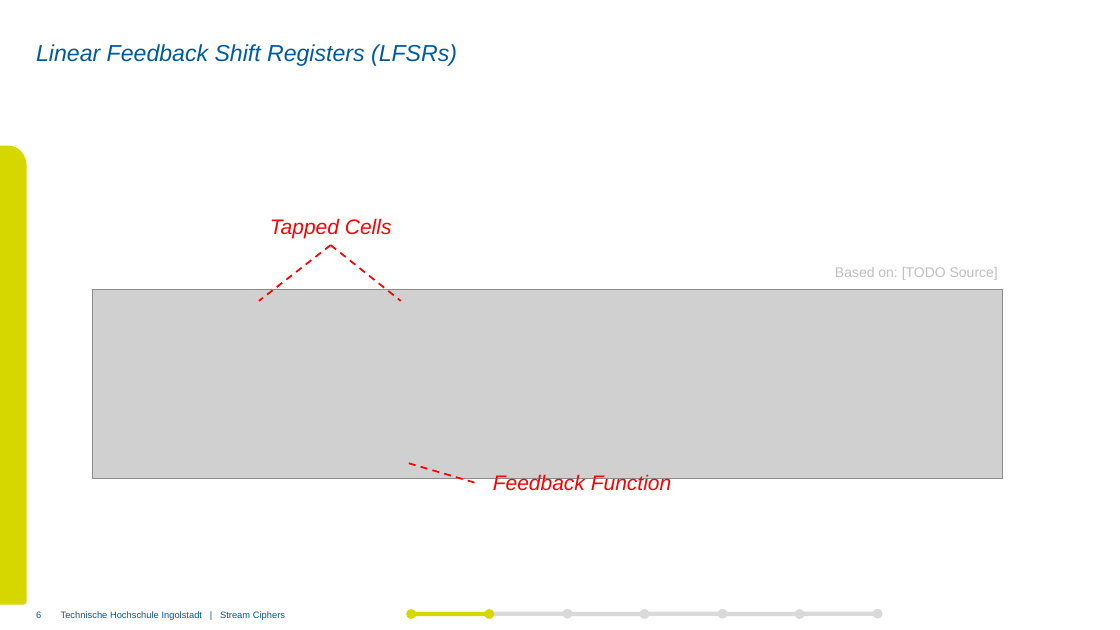
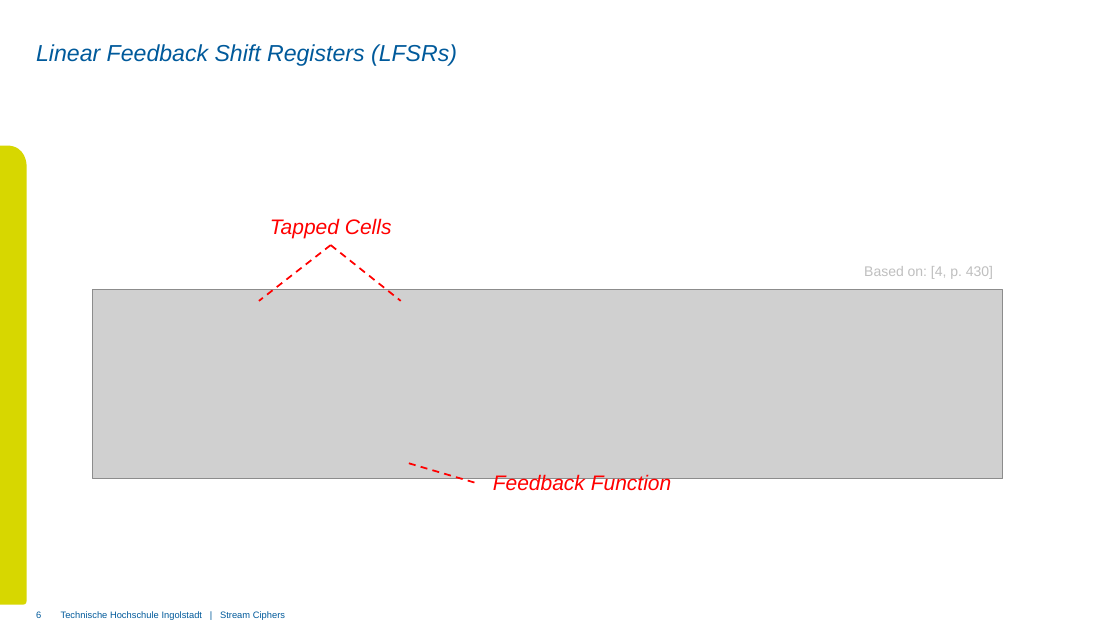
Before and after one commit to xThale/crypto-stream-ciphers, a slide deck: slide 6 of Präsentation/Merged Presentation.pptx. Drawn at 1120x630 pixels with LibreOffice and Linux fonts; fonts in the diff are those of the drawing; grey boxes stand for pictures; background and template pictures are left out. Boxes give left, top, right and bottom in pixels: in the first picture for what was removed or moved away, otherwise in the second. Text is boxed around its words. In the diff, an @@ line names an element or a change of style, - is before the commit and + after.

Commit message:
Added Sources to Presentation

```diff
--- a/Präsentation/Merged Presentation.pptx
+++ b/Präsentation/Merged Presentation.pptx
@@ text at (864,266,993,279): text changed @@
-Based on: [TODO Source]
+Based on: [4, p. 430]
@@ ellipse removed at (407,609,417,619) @@
@@ rectangle removed at (411,612,488,616) @@
@@ ellipse removed at (485,609,495,619) @@
@@ rectangle removed at (489,612,566,616) @@
@@ ellipse removed at (563,609,573,619) @@
@@ rectangle removed at (566,612,644,616) @@
@@ ellipse removed at (639,609,649,619) @@
@@ rectangle removed at (644,612,722,616) @@
@@ ellipse removed at (718,609,728,619) @@
@@ rectangle removed at (722,612,799,616) @@
@@ ellipse removed at (795,609,805,619) @@
@@ rectangle removed at (800,612,877,616) @@
@@ ellipse removed at (873,609,883,619) @@
```
Also in this commit, not shown: 7 other slides changed, 3 slides added, 1 other file.
